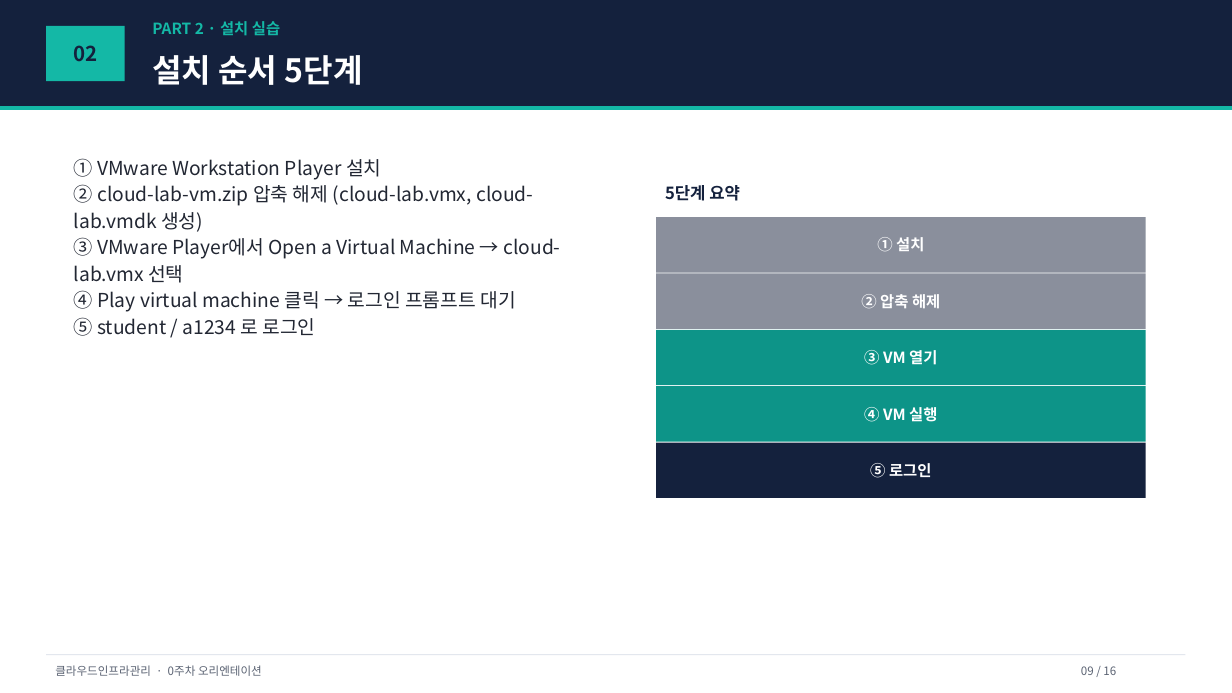
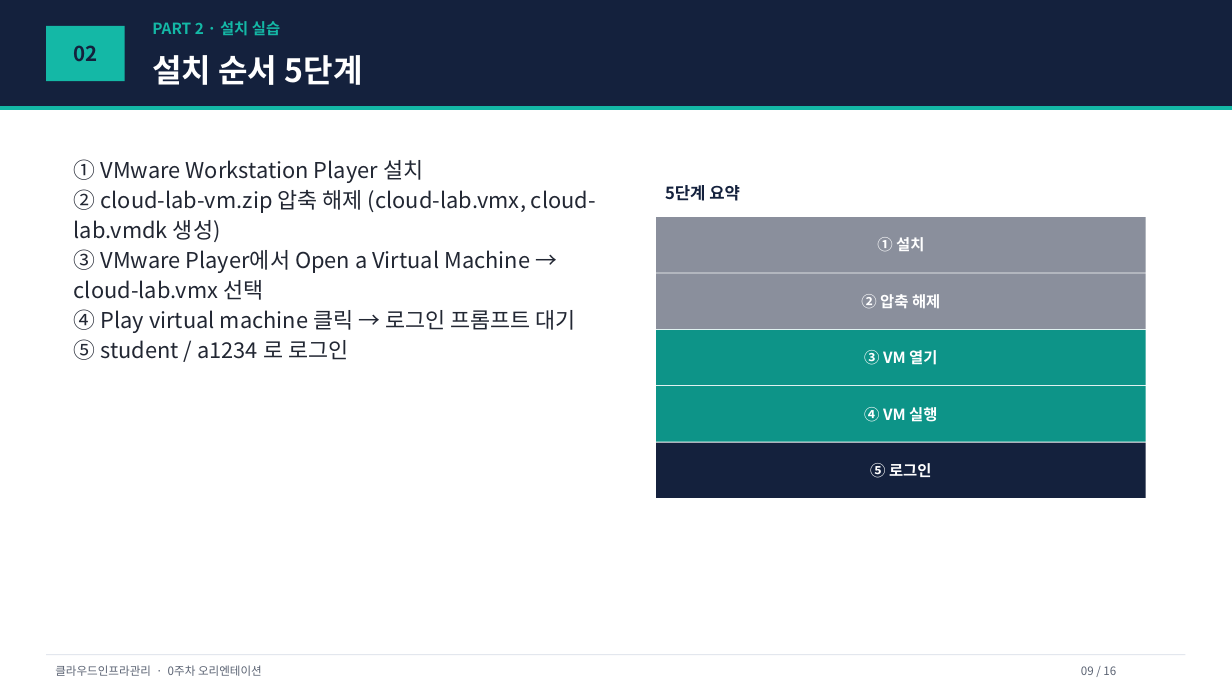
Before and after one commit to gorae-black/class, a slide deck: slide 9 of class/cloud_infra_mgmt/00주차_VM환경구성/01_강의자료/0주차_VM환경구성.pptx. Drawn at 1232x693 pixels with LibreOffice and Linux fonts; fonts in the diff are those of the drawing. Boxes give left, top, right and bottom in pixels: in the first picture for what was removed or moved away, otherwise in the second. Text is boxed around its words. In the diff, an @@ line names an element or a change of style, - is before the commit and + after.

```diff
--- a/class/cloud_infra_mgmt/00주차_VM환경구성/01_강의자료/0주차_VM환경구성.pptx
+++ b/class/cloud_infra_mgmt/00주차_VM환경구성/01_강의자료/0주차_VM환경구성.pptx
@@ text "① VMware Workstation Player 설치" at (74, 159, 596, 360): size 15 to 17 pt @@
```
Also in this commit, not shown: 40 other files.
